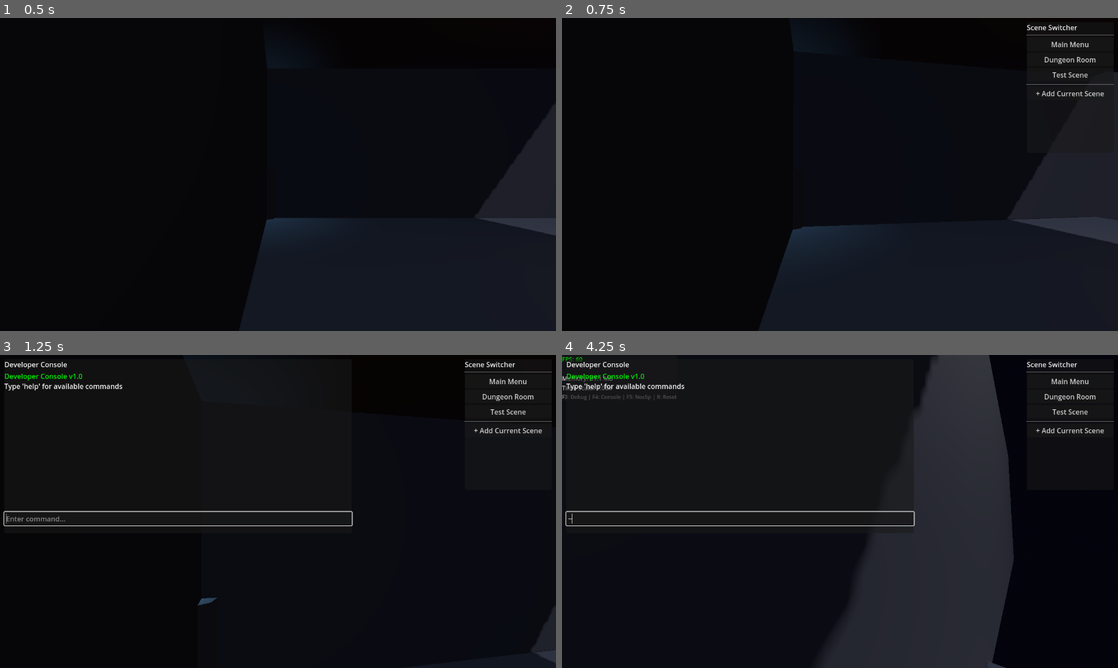
Above: before the commit, frames 1-4 (two rows, left to right).
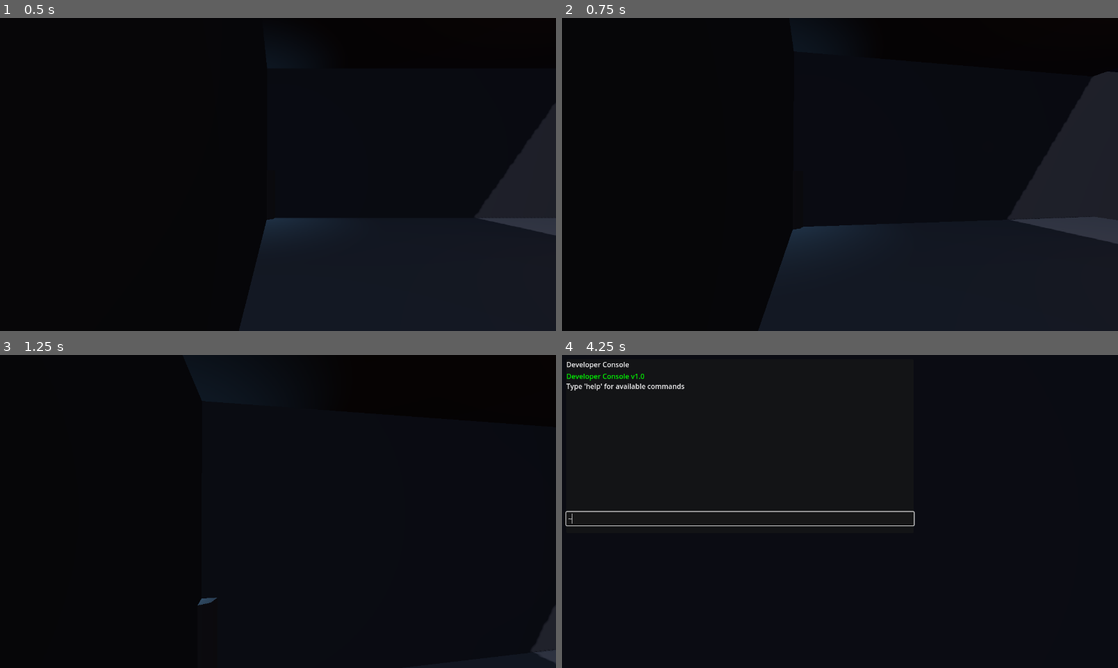
Above: after the commit, the same moments.

Repository: alanops/brackeys-gamejam-2025
Game: Godot game, scene res://src/scenes/DungeonRoomEnhanced.tscn
The game is run twice, just before and just after one commit, with the same random seed, the same clock (stepped at 60 frames per second) and the same inputs.
Inputs (mouse positions are in pixels of both pictures, inside the frame that each line leads up to):
- Up to frame 1 (0.5 s): no input
- Up to frame 2 (0.75 s): move the mouse to (867, 174) at 0.52 s; hold W (move_forward) from 0.53 s (still down); hold End (ui_end) from 0.53 s (still down)
- Up to frame 3 (1.25 s): keep holding W (move_forward); keep holding End (ui_end); tap Space (jump) at 0.77 s; tap Home (ui_home) at 0.8 s
- Up to frame 4 (4.25 s): move the mouse to (728, 527) at 1.27 s; release W (move_forward) at 1.28 s; release End (ui_end) at 1.28 s; hold Page Down (ui_page_down) 1.28-2.03 s; tap Home (ui_home) at 1.35, 3.8 s; tap Space (jump) at 1.52, 3.02, 3.77 s; tap N (toggle_noclip, bound only after the commit) at 1.55 s; move the mouse to (851, 505) at 2.02 s; hold N (toggle_noclip, bound only after the commit) 2.03-2.78 s; hold W (move_forward) from 2.03 s (still down); tap M (toggle_scene_switcher, bound only after the commit) at 2.3, 2.85 s; move the mouse to (834, 517) at 2.77 s; tap End (ui_end) at 3.05 s; move the mouse to (878, 514) at 3.52 s; hold End (ui_end) from 3.53 s (still down); tap ~ (toggle_console, bound only after the commit) at 4.15 s

Frame 1 is identical in both runs. In frame 2, 0.5% of the frame differs, in the area x 83-100%, y 2-26%; in frame 3, 1.7%; in frame 4, 21%, in the area x 0-100%, y 0-100%.

Commit message:
Replace F-keys with accessible alternatives for dev tools
- Backtick for debug overlay (was F3)
- Tilde for developer console (was F4)
- N key for noclip mode (was F5)
- M key for scene switcher (was F6)
- R key remains for reset
- Updated all documentation and UI labels
- More accessible on all keyboards, no function key conflicts

Diff:
--- a/project.godot
+++ b/project.godot
@@ -102,6 +102,26 @@
 "events": [Object(InputEventKey,"resource_local_to_scene":false,"resource_name":"","device":-1,"window_id":0,"alt_press …(192 unchanged characters)…
 ]
 }
+toggle_debug={
+"deadzone": 0.5,
+"events": [Object(InputEventKey,"resource_local_to_scene":false,"resource_name":"","device":-1,"window_id":0,"alt_pressed":false,"shift_pressed":false,"ctrl_pressed":false,"meta_pressed":false,"pressed":false,"keycode":0,"physical_keycode":96,"key_label":0,"unicode":96,"location":0,"echo":false,"script":null)
+]
+}
+toggle_console={
+"deadzone": 0.5,
+"events": [Object(InputEventKey,"resource_local_to_scene":false,"resource_name":"","device":-1,"window_id":0,"alt_pressed":false,"shift_pressed":false,"ctrl_pressed":false,"meta_pressed":false,"pressed":false,"keycode":0,"physical_keycode":126,"key_label":0,"unicode":126,"location":0,"echo":false,"script":null)
+]
+}
+toggle_noclip={
+"deadzone": 0.5,
+"events": [Object(InputEventKey,"resource_local_to_scene":false,"resource_name":"","device":-1,"window_id":0,"alt_pressed":false,"shift_pressed":false,"ctrl_pressed":false,"meta_pressed":false,"pressed":false,"keycode":0,"physical_keycode":78,"key_label":0,"unicode":110,"location":0,"echo":false,"script":null)
+]
+}
+toggle_scene_switcher={
+"deadzone": 0.5,
+"events": [Object(InputEventKey,"resource_local_to_scene":false,"resource_name":"","device":-1,"window_id":0,"alt_pressed":false,"shift_pressed":false,"ctrl_pressed":false,"meta_pressed":false,"pressed":false,"keycode":0,"physical_keycode":77,"key_label":0,"unicode":109,"location":0,"echo":false,"script":null)
+]
+}
 
 [rendering]
 
--- a/src/scripts/DebugOverlay.gd
+++ b/src/scripts/DebugOverlay.gd
@@ -42,7 +42,7 @@
 
 	# Debug Controls Info
 	var controls_label = Label.new()
-	controls_label.text = "F3: Debug | F4: Console | F5: Noclip | R: Reset"
+	controls_label.text = "`: Debug | ~: Console | N: Noclip | M: Scenes | R: Reset"
 	controls_label.add_theme_font_size_override("font_size", 12)
 	controls_label.add_theme_color_override("font_color", Color.GRAY)
 	vbox.add_child(controls_label)
@@ -73,5 +73,5 @@
 	player_ref = player
 
 func _input(event):
-	if event.is_action_pressed("ui_page_down"): # F3 key
+	if event.is_action_pressed("toggle_debug"):
 		visible = !visible
--- a/src/scripts/DevConsole.gd
+++ b/src/scripts/DevConsole.gd
@@ -64,7 +64,7 @@
 	write_line("Type 'help' for available commands")
 
 func _input(event):
-	if event.is_action_pressed("ui_home"): # F4 key
+	if event.is_action_pressed("toggle_console"):
 		toggle_console()
 
 	if visible:
--- a/src/scripts/FirstPersonController.gd
+++ b/src/scripts/FirstPersonController.gd
@@ -32,6 +32,10 @@
 	# Reset scene
 	if event.is_action_pressed("reset_scene"):
 		get_tree().reload_current_scene()
+
+	# Toggle noclip
+	if event.is_action_pressed("toggle_noclip"):
+		toggle_noclip()
 
 func _process(delta):
 	# Gamepad look
--- a/src/scripts/SceneSwitcher.gd
+++ b/src/scripts/SceneSwitcher.gd
@@ -52,7 +52,7 @@
 	vbox.add_child(add_btn)
 
 func _input(event):
-	if event.is_action_pressed("ui_end"): # F6 key
+	if event.is_action_pressed("toggle_scene_switcher"):
 		visible = !visible
 		if visible:
 			Input.set_mouse_mode(Input.MOUSE_MODE_VISIBLE)
Not shown, changed: docs/DEV_TOOLS.md
